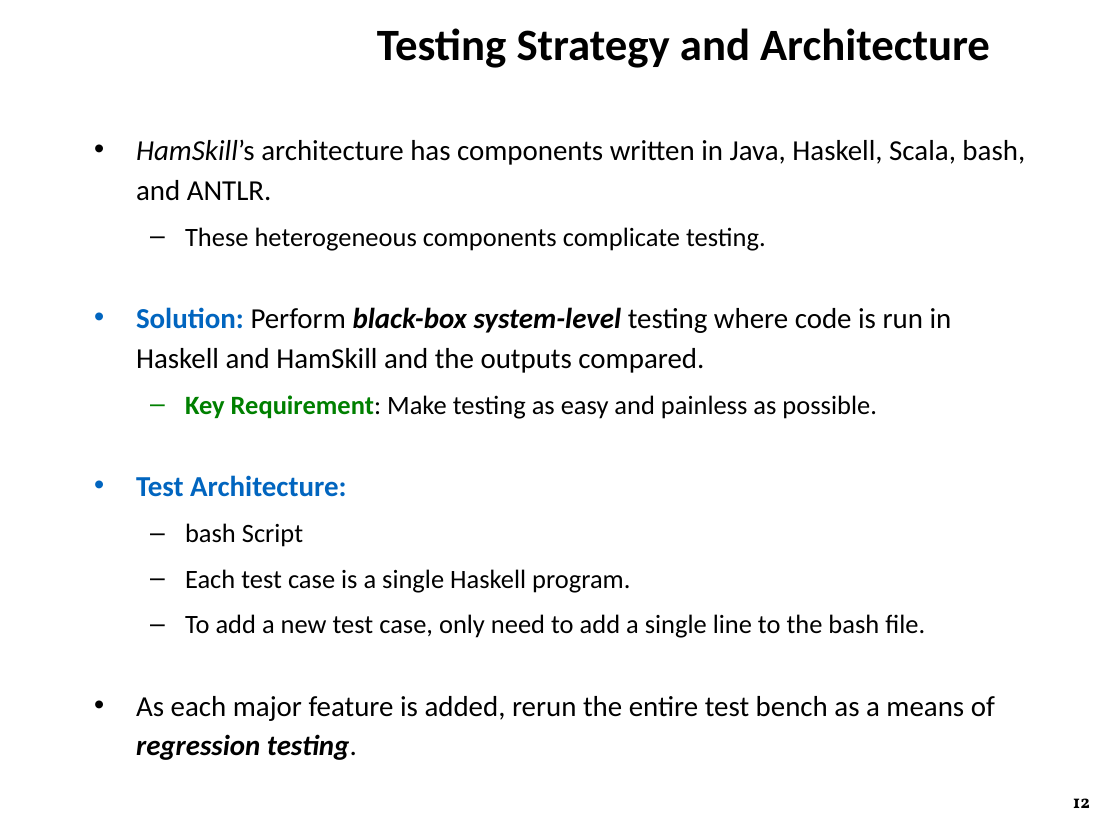
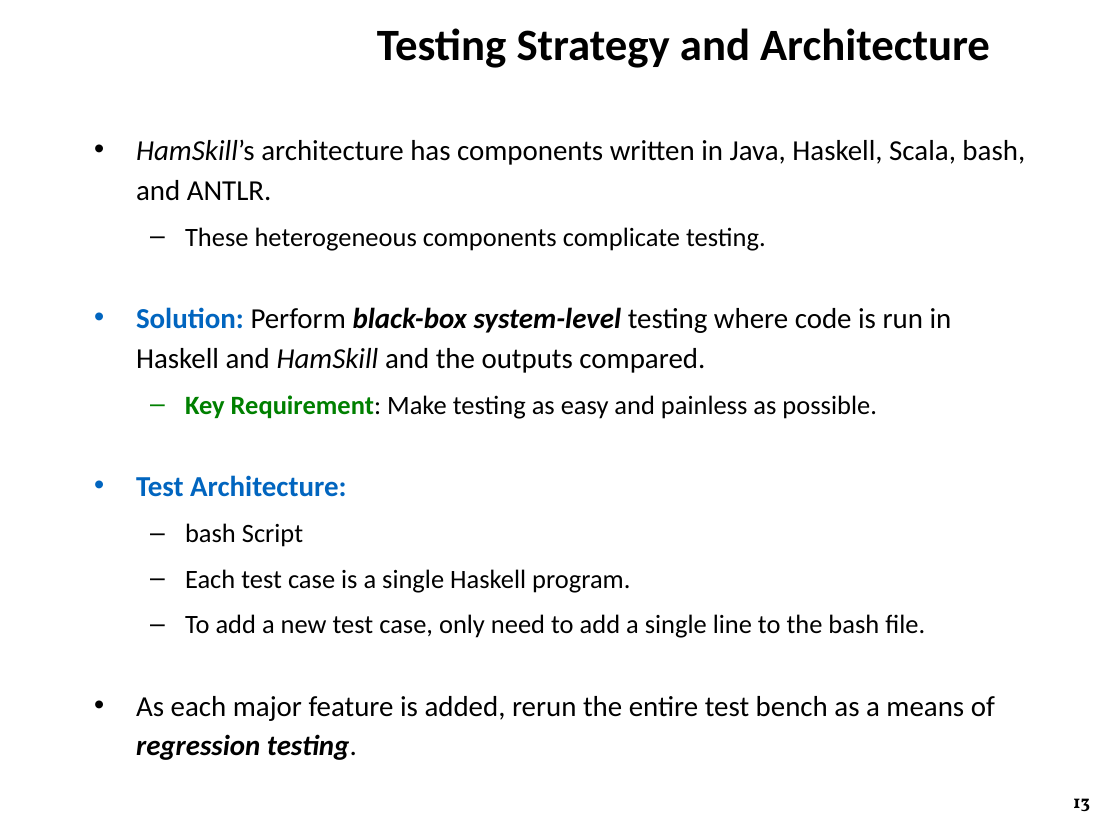
Before and after one commit to ZaydH/CS252, a slide deck: slide 13 of Project/Project_Presentation/Zayd_Hammoudeh_-_HamSkill_Run_Haskell_Anywhere.pptx (slide 12 before the commit). Drawn at 1120x840 pixels with LibreOffice and Linux fonts; fonts in the diff are those of the drawing; background and template pictures are left out. Boxes give left, top, right and bottom in pixels: in the first picture for what was removed or moved away, otherwise in the second. Text is boxed around its words. In the diff, an @@ line names an element or a change of style, - is before the commit and + after.

```diff
--- a/Project/Project_Presentation/Zayd_Hammoudeh_-_HamSkill_Run_Haskell_Anywhere.pptx
+++ b/Project/Project_Presentation/Zayd_Hammoudeh_-_HamSkill_Run_Haskell_Anywhere.pptx
@@ text at [136,307,952,373]: italic on in "HamSkill" @@
@@ page number at [1073,798,1090,811]: text changed @@
-12
+13
```
Also in this commit, not shown: 5 other slides changed, 3 slides added.
